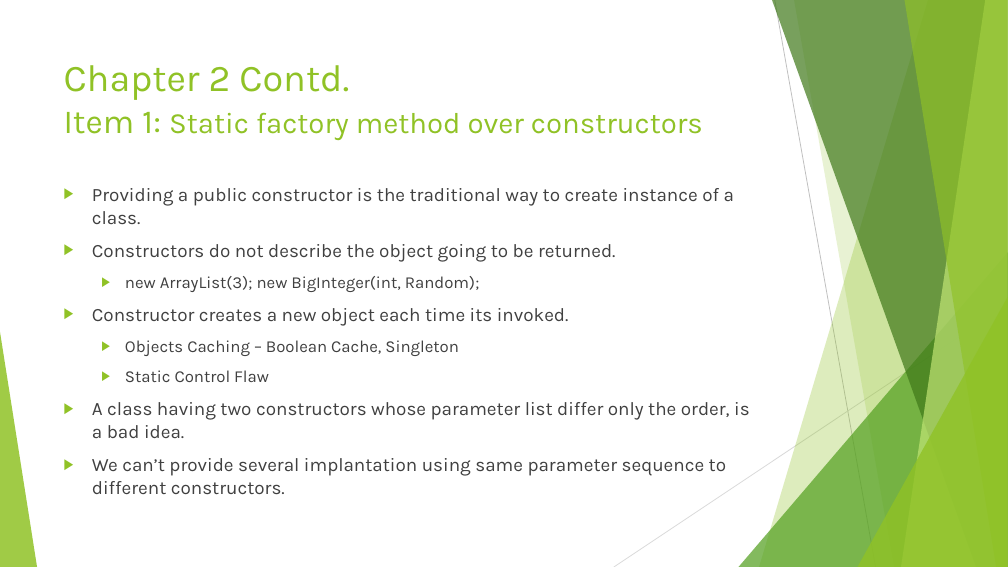
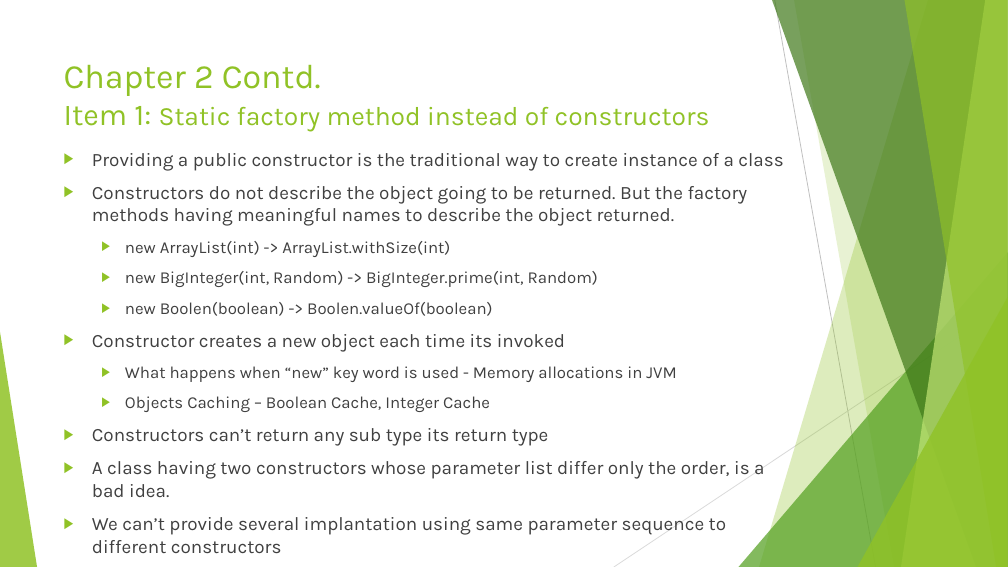
Before and after one commit to chinthanabt/EffectiveJava, a slide deck: slide 4 of EffectiveJava.pptx. Drawn at 1008x567 pixels with LibreOffice and Linux fonts; fonts in the diff are those of the drawing. Boxes give left, top, right and bottom in pixels: in the first picture for what was removed or moved away, otherwise in the second. Text is boxed around its words. In the diff, an @@ line names an element or a change of style, - is before the commit and + after.

```diff
--- a/EffectiveJava.pptx
+++ b/EffectiveJava.pptx
@@ title at [64,64,710,131]: text changed; size 28 to 25.2 pt @@
-Chapter 2 Contd.
-Item 1: Static factory method over constructors
+Chapter 2 Contd.
+Item 1: Static factory method instead of constructors
@@ text "Providing a public constructor is ...": place and size @@
-text "Providing a public constructor is ..." at [92,188,750,494]
+text "Providing a public constructor is ..." at [92,153,783,553]
@@ text at [92,153,783,446]: text changed @@
-▶ Providing a public constructor is the traditional way to create instance of a class.
-▶ Constructors do not describe the object going to be returned.
-  ▶ new ArrayList(3); new BigInteger(int, Random);
-▶ Constructor creates a new object each time its invoked.
-  ▶ Objects Caching – Boolean Cache, Singleton
-  ▶ Static Control Flaw
+▶ Providing a public constructor is the traditional way to create instance of a class
+▶ Constructors do not describe the object going to be returned. But the factory methods having meaningful names to describe the object returned.
+  ▶ new ArrayList(int) -> ArrayList.withSize(int)
+  ▶ new BigInteger(int, Random) -> BigInteger.prime(int, Random)
+  ▶ new Boolen(boolean) -> Boolen.valueOf(boolean)
+▶ Constructor creates a new object each time its invoked
+  ▶ What happens when “new” key word is used - Memory allocations in JVM
+  ▶ Objects Caching – Boolean Cache, Integer Cache
+▶ Constructors can’t return any sub type its return type
@@ text at [92,517,726,553]: text changed @@
-▶ We can’t provide several implantation using same parameter sequence to different constructors.
+▶ We can’t provide several implantation using same parameter sequence to different constructors
```
Also in this commit, not shown: 4 other slides changed, 3 slides added, 12 other files.
